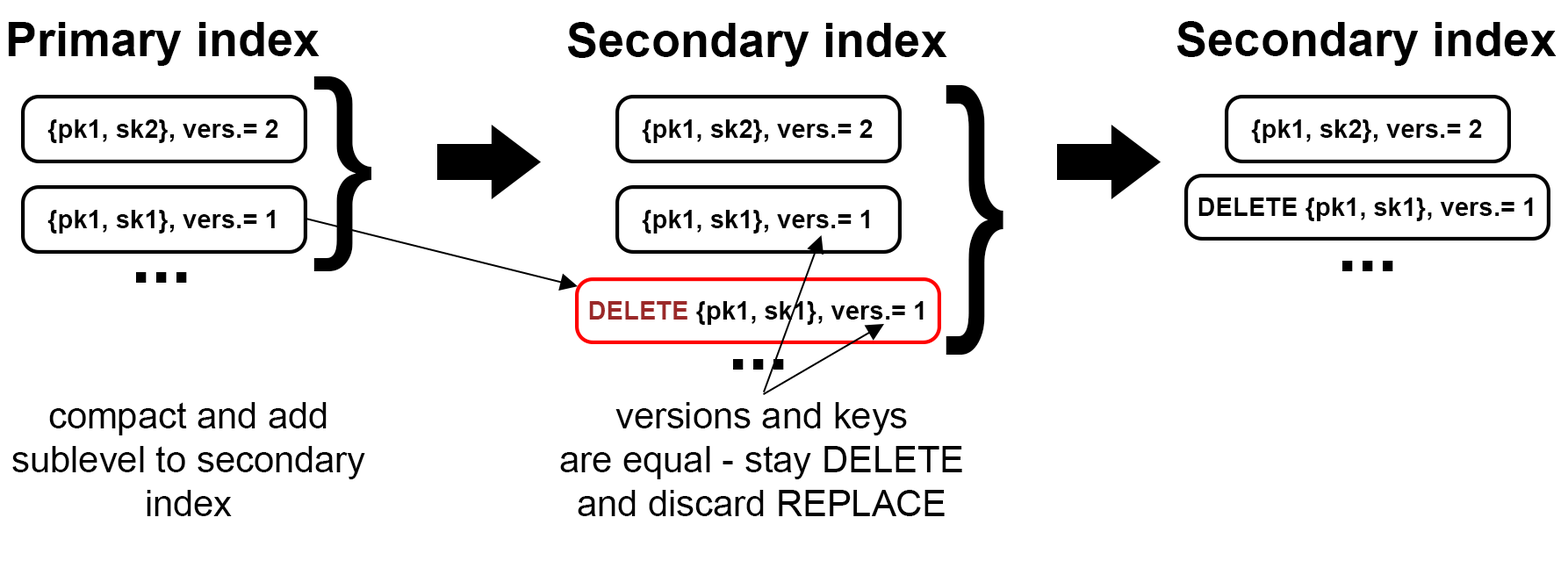
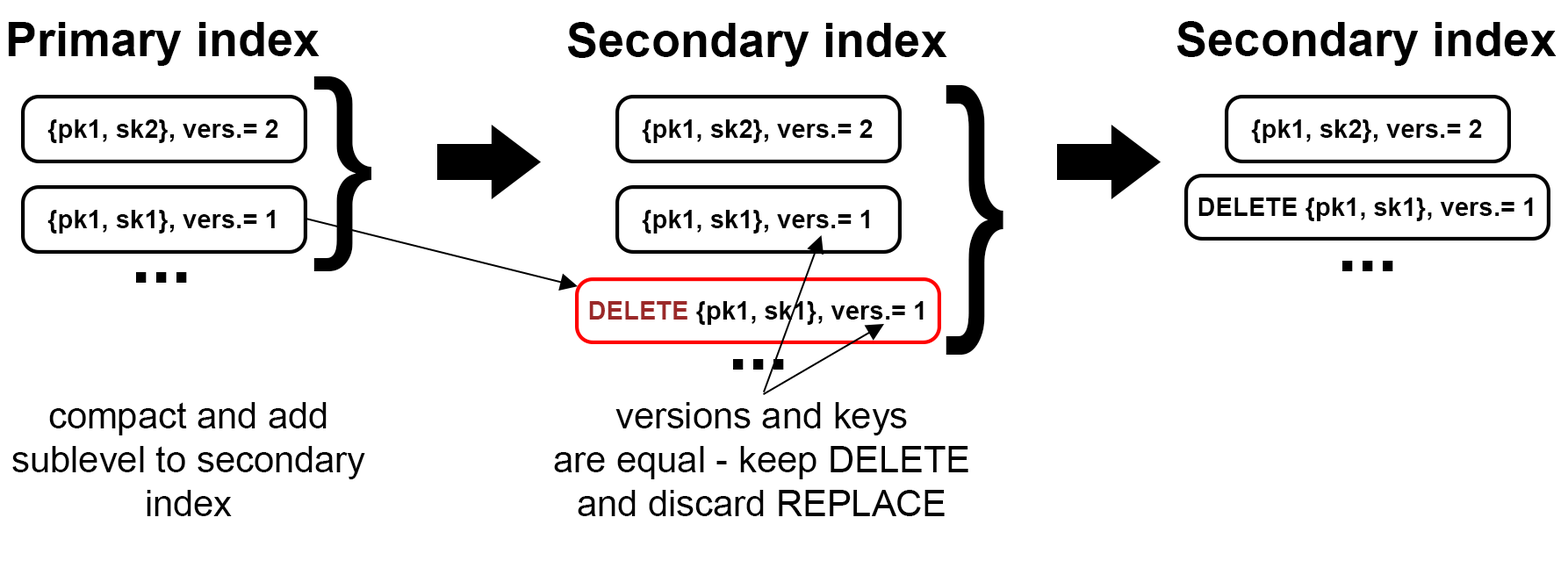
Before/after of a 1568×575 layered artwork. What changed in the layer stack:
renamed "versions and keys are equal - stay DELETE and discard REPLACE" to "versions and keys are equal - keep DELETE and discard REPLACE", painted on it over [553, 445, 969, 480]
